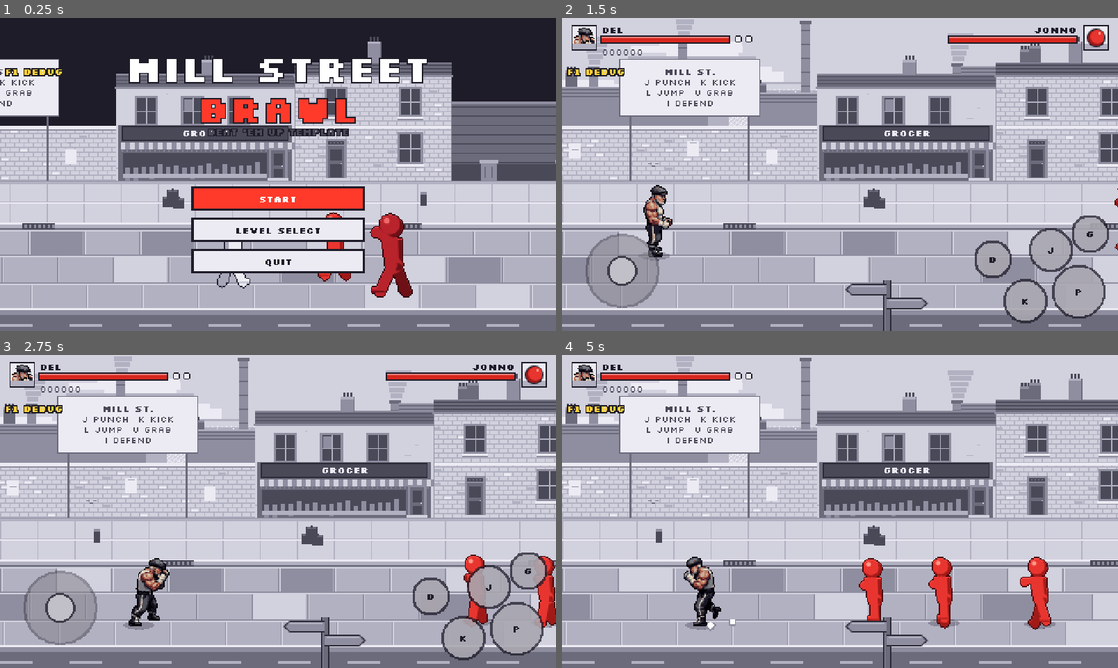
Above: before the commit, frames 1-4 (two rows, left to right).
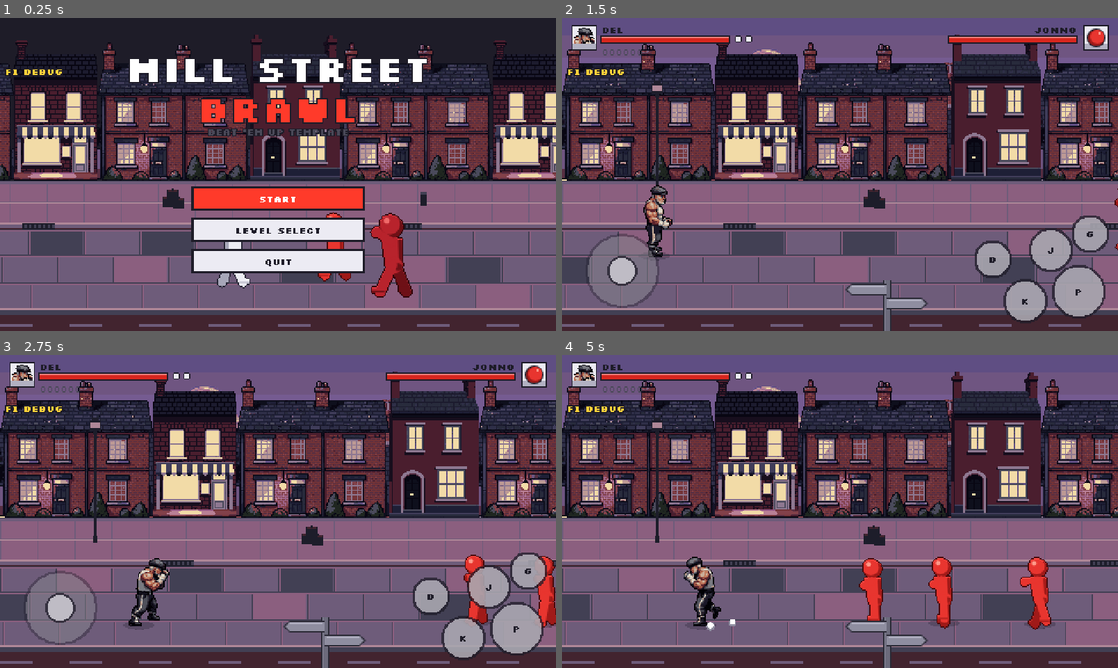
Above: after the commit, the same moments.

Repository: Ulisses85/mill_street
Game: Godot game, scene res://scenes/ui/main_menu.tscn
Two runs of this game, one before a commit and one after it. Both use one fixed random seed, a clock stepped at 60 frames per second and the inputs below.
Inputs (mouse positions are in pixels of both pictures, inside the frame that each line leads up to):
- Up to frame 1 (0.25 s): no input
- Up to frame 2 (1.5 s): click "START" at 0.5 s; tap Enter (ui_accept) at 1.25 s; move the mouse to (962, 158) at 1.27 s; hold D (move_right) from 1.28 s (still down); hold I (defend) from 1.28 s (still down); click (962, 158) at 1.42 s
- Up to frame 3 (2.75 s): tap L (jump) at 1.52 s; release D (move_right) at 2 s; release I (defend) at 2 s; drag from (166, 527) to (250, 574) at 2.02 s
- Up to frame 4 (5 s): move the mouse to (895, 442) at 2.77 s; hold D (move_right) 2.78-3.5 s; tap K (kick) at 2.85 s; drag from (812, 574) to (673, 464) at 3.52 s; move the mouse to (1006, 558) at 4.27 s; hold A (move_left) from 4.28 s (still down); tap Z at 4.35 s; tap L (jump) at 4.52 s

The runs differ from the first frame. In frame 1, 70% of the frame differs, in the area x 0-100%, y 5-100%; in frame 2, 91%; in frame 3, 90%; in frame 4, 94%, in the area x 0-100%, y 0-100%.

Commit message:
level_01: AI-made dusk art for Mill Street (PixelLab)
Sky, far skyline, near rooftops and six building fronts from PixelLab
create_image_pixflux (8 generations), with one style line: 16-bit
pixel art, northern English mill town at dusk, red-brown brick,
purple and orange sky, warm street-lamp light, muted colours, low
contrast. The fronts and skylines use the reference terrace as a
forced palette.

Cleaned by hand before import (the downloads are in raw/originals/):
- terrace: cropped to the house (dropped a tree and fences)
- pub, shop, house: cropped to the building's walls
- mill: cropped to the mill block, sky above the roofline removed;
  copied as exchange.png so each mill gets its own sign
- far and near: the sky behind the silhouettes removed

The kit paints the signs over the blank boards: SPINNERS ARMS,
MILL ST. WORKS, COTTON EXCHANGE. palette_mode free with 32 colours;
the floor is recoloured from the art.

Known gap: the code-drawn billboards (the controls sign and
DEMOLITION SOON) don't appear, because AI facade mode lays out
image landmarks only.

Co-Authored-By: Claude Opus 5.5 <noreply@anthropic.com>

Diff:
--- a/art/levels/level_01/level.json
+++ b/art/levels/level_01/level.json
@@ -83,45 +83,185 @@
     {
       "bound": 700,
       "enemies": [
-        ["thug", 500, 190, true],
-        ["thug", 560, 228, true],
-        ["thug", 760, 200, false]
+        [
+          "thug",
+          500,
+          190,
+          true
+        ],
+        [
+          "thug",
+          560,
+          228,
+          true
+        ],
+        [
+          "thug",
+          760,
+          200,
+          false
+        ]
       ]
     },
     {
       "bound": 1300,
       "enemies": [
-        ["thug", 1040, 186, true],
-        ["thug", 1130, 230, true],
-        ["thug", 1360, 200, false],
-        ["thug", 1400, 222, false]
+        [
+          "thug",
+          1040,
+          186,
+          true
+        ],
+        [
+          "thug",
+          1130,
+          230,
+          true
+        ],
+        [
+          "thug",
+          1360,
+          200,
+          false
+        ],
+        [
+          "thug",
+          1400,
+          222,
+          false
+        ]
       ]
     },
     {
       "bound": 1900,
       "enemies": [
-        ["bouncer", 1640, 200, true],
-        ["thug", 1700, 180, true],
-        ["thug", 1960, 226, false],
-        ["thug", 2000, 196, false]
+        [
+          "bouncer",
+          1640,
+          200,
+          true
+        ],
+        [
+          "thug",
+          1700,
+          180,
+          true
+        ],
+        [
+          "thug",
+          1960,
+          226,
+          false
+        ],
+        [
+          "thug",
+          2000,
+          196,
+          false
+        ]
       ]
     },
     {
       "bound": 2600,
       "enemies": [
-        ["boss_foreman", 2420, 206, true],
-        ["thug", 2300, 184, true],
-        ["thug", 2590, 236, false]
+        [
+          "boss_foreman",
+          2420,
+          206,
+          true
+        ],
+        [
+          "thug",
+          2300,
+          184,
+          true
+        ],
+        [
+          "thug",
+          2590,
+          236,
+          false
+        ]
       ]
     }
   ],
   "pickups": [
-    ["pipe", 990, 214],
-    ["bat", 1560, 196]
+    [
+      "pipe",
+      990,
+      214
+    ],
+    [
+      "bat",
+      1560,
+      196
+    ]
   ],
   "props": [
-    ["crate", 620, 176, "can"],
-    ["barrel", 1460, 236, "chips"],
-    ["crate", 2180, 200, "knife"]
-  ]
+    [
+      "crate",
+      620,
+      176,
+      "can"
+    ],
+    [
+      "barrel",
+      1460,
+      236,
+      "chips"
+    ],
+    [
+      "crate",
+      2180,
+      200,
+      "knife"
+    ]
+  ],
+  "ai": {
+    "_source": "PixelLab create_image_pixflux; style line: 16-bit pixel art, northern English mill town at dusk, red-brown brick, purple and orange sky, warm street-lamp light, muted colours, low contrast, flat front view, no people, clean pixel edges. Facades and skylines use raw/facade/terrace.png as a forced palette. Uncleaned downloads are in raw/originals/.",
+    "palette_mode": "free",
+    "max_colors": 32,
+    "layers": {
+      "sky": {
+        "source": "raw/sky"
+      },
+      "far": {
+        "source": "raw/far",
+        "bottom": 150
+      },
+      "near": {
+        "source": "raw/near",
+        "bottom": 150
+      },
+      "facade": {
+        "source": "raw/facade",
+        "landmarks": [
+          {
+            "image": "pub.png",
+            "x": 640,
+            "sign": {
+              "text": "SPINNERS ARMS",
+              "y": 85
+            }
+          },
+          {
+            "image": "mill.png",
+            "x": 1080,
+            "sign": {
+              "text": "MILL ST. WORKS",
+              "y": 92
+            }
+          },
+          {
+            "image": "exchange.png",
+            "x": 2140,
+            "sign": {
+              "text": "COTTON EXCHANGE",
+              "y": 92
+            }
+          }
+        ]
+      }
+    }
+  }
 }
--- a/assets/levels/street/layout.json
+++ b/assets/levels/street/layout.json
@@ -10,40 +10,40 @@
    "layer_id": "sky",
    "asset_ref": "res://assets/levels/street/sky.png",
    "order": 0,
-   "width": 960,
+   "width": 355,
    "height": 270,
    "parallax": 0.05,
    "offset_x": 0,
    "offset_y": 0,
    "repeat_x": true,
    "repeat_y": false,
-   "construction": "code"
+   "construction": "ai"
   },
   {
    "layer_id": "far",
    "asset_ref": "res://assets/levels/street/far.png",
    "order": 1,
-   "width": 960,
+   "width": 352,
    "height": 270,
    "parallax": 0.25,
    "offset_x": 0,
    "offset_y": 0,
    "repeat_x": true,
    "repeat_y": false,
-   "construction": "code"
+   "construction": "ai"
   },
   {
    "layer_id": "near",
    "asset_ref": "res://assets/levels/street/near.png",
    "order": 2,
-   "width": 960,
+   "width": 352,
    "height": 270,
    "parallax": 0.5,
    "offset_x": 0,
    "offset_y": 0,
    "repeat_x": true,
    "repeat_y": false,
-   "construction": "code"
+   "construction": "ai"
   },
   {
    "layer_id": "street",
@@ -56,119 +56,154 @@
    "offset_y": 0,
    "repeat_x": false,
    "repeat_y": false,
-   "construction": "code"
+   "construction": "ai+code"
   }
  ],
  "facade": [
   {
-   "piece": "billboard",
+   "piece": "ai:terrace.png",
    "x": 0,
-   "width": 220
-  },
-  {
-   "piece": "shop",
-   "x": 220,
-   "width": 154
-  },
-  {
-   "piece": "terrace",
-   "x": 374,
-   "width": 136
-  },
-  {
-   "piece": "alley",
-   "x": 510,
-   "width": 64
-  },
-  {
-   "piece": "alley",
-   "x": 574,
-   "width": 66
-  },
-  {
-   "piece": "pub",
+   "width": 132
+  },
+  {
+   "piece": "ai:shop.png",
+   "x": 132,
+   "width": 72
+  },
+  {
+   "piece": "ai:terrace.png",
+   "x": 204,
+   "width": 132
+  },
+  {
+   "piece": "ai:house.png",
+   "x": 336,
+   "width": 77
+  },
+  {
+   "piece": "ai:terrace.png",
+   "x": 413,
+   "width": 132
+  },
+  {
+   "piece": "ai:shop.png",
+   "x": 545,
+   "width": 72
+  },
+  {
+   "piece": "alley",
+   "x": 617,
+   "width": 23
+  },
+  {
+   "piece": "ai:pub.png",
    "x": 640,
-   "width": 160
-  },
-  {
-   "piece": "alley",
-   "x": 800,
+   "width": 155
+  },
+  {
+   "piece": "ai:house.png",
+   "x": 795,
+   "width": 77
+  },
+  {
+   "piece": "ai:terrace.png",
+   "x": 872,
+   "width": 132
+  },
+  {
+   "piece": "ai:shop.png",
+   "x": 1004,
+   "width": 72
+  },
+  {
+   "piece": "alley",
+   "x": 1076,
+   "width": 4
+  },
+  {
+   "piece": "ai:mill.png",
+   "x": 1080,
+   "width": 206
+  },
+  {
+   "piece": "ai:shop.png",
+   "x": 1286,
+   "width": 72
+  },
+  {
+   "piece": "ai:house.png",
+   "x": 1358,
+   "width": 77
+  },
+  {
+   "piece": "ai:terrace.png",
+   "x": 1435,
+   "width": 132
+  },
+  {
+   "piece": "ai:house.png",
+   "x": 1567,
+   "width": 77
+  },
+  {
+   "piece": "ai:terrace.png",
+   "x": 1644,
+   "width": 132
+  },
+  {
+   "piece": "ai:house.png",
+   "x": 1776,
+   "width": 77
+  },
+  {
+   "piece": "ai:shop.png",
+   "x": 1853,
+   "width": 72
+  },
+  {
+   "piece": "ai:terrace.png",
+   "x": 1925,
+   "width": 132
+  },
+  {
+   "piece": "ai:house.png",
+   "x": 2057,
+   "width": 77
+  },
+  {
+   "piece": "alley",
+   "x": 2134,
+   "width": 6
+  },
+  {
+   "piece": "ai:exchange.png",
+   "x": 2140,
+   "width": 206
+  },
+  {
+   "piece": "ai:house.png",
+   "x": 2346,
+   "width": 77
+  },
+  {
+   "piece": "ai:terrace.png",
+   "x": 2423,
+   "width": 132
+  },
+  {
+   "piece": "alley",
+   "x": 2555,
    "width": 45
-  },
-  {
-   "piece": "terrace",
-   "x": 845,
-   "width": 126
-  },
-  {
-   "piece": "alley",
-   "x": 971,
-   "width": 60
-  },
-  {
-   "piece": "alley",
-   "x": 1031,
-   "width": 49
-  },
-  {
-   "piece": "mill",
-   "x": 1080,
-   "width": 280
-  },
-  {
-   "piece": "shop",
-   "x": 1360,
-   "width": 140
-  },
-  {
-   "piece": "billboard",
-   "x": 1500,
-   "width": 210
-  },
-  {
-   "piece": "alley",
-   "x": 1710,
-   "width": 57
-  },
-  {
-   "piece": "warehouse",
-   "x": 1767,
-   "width": 198
-  },
-  {
-   "piece": "terrace",
-   "x": 1965,
-   "width": 175
-  },
-  {
-   "piece": "mill",
-   "x": 2140,
-   "width": 300
-  },
-  {
-   "piece": "alley",
-   "x": 2440,
-   "width": 63
-  },
-  {
-   "piece": "alley",
-   "x": 2503,
-   "width": 47
-  },
-  {
-   "piece": "alley",
-   "x": 2550,
-   "width": 50
   }
  ],
  "palette": [
-  "#2b2a36",
-  "#4a4958",
-  "#6c6b7c",
-  "#8f8ea0",
-  "#b2b1c2",
-  "#d2d1de",
-  "#ecebf3"
+  "#120f21",
+  "#1d1d2a",
+  "#42242f",
+  "#424054",
+  "#6e5c7a",
+  "#8b5f7f",
+  "#af8797"
  ],
  "signposts": [
   340,
--- a/scenes/levels/level_01.tscn
+++ b/scenes/levels/level_01.tscn
@@ -40,7 +40,7 @@
 [node name="Sky" type="Parallax2D" parent="."]
 scroll_scale = Vector2(0.05, 1)
 scroll_offset = Vector2(0, 0)
-repeat_size = Vector2(960, 0)
+repeat_size = Vector2(355, 0)
 repeat_times = 2
 
 [node name="Sprite" type="Sprite2D" parent="Sky"]
@@ -50,7 +50,7 @@
 [node name="Far" type="Parallax2D" parent="."]
 scroll_scale = Vector2(0.25, 1)
 scroll_offset = Vector2(0, 0)
-repeat_size = Vector2(960, 0)
+repeat_size = Vector2(352, 0)
 repeat_times = 2
 
 [node name="Sprite" type="Sprite2D" parent="Far"]
@@ -60,7 +60,7 @@
 [node name="Near" type="Parallax2D" parent="."]
 scroll_scale = Vector2(0.5, 1)
 scroll_offset = Vector2(0, 0)
-repeat_size = Vector2(960, 0)
+repeat_size = Vector2(352, 0)
 repeat_times = 2
 
 [node name="Sprite" type="Sprite2D" parent="Near"]
Binary file added: art/levels/level_01/raw/facade/exchange.png
Binary file added: art/levels/level_01/raw/facade/house.png
Binary file added: art/levels/level_01/raw/facade/mill.png
Binary file added: art/levels/level_01/raw/facade/pub.png
Binary file added: art/levels/level_01/raw/facade/shop.png
Binary file added: art/levels/level_01/raw/facade/terrace.png
Binary file added: art/levels/level_01/raw/far/far.png
Binary file added: art/levels/level_01/raw/near/near.png
Binary file added: art/levels/level_01/raw/originals/far.png
Binary file added: art/levels/level_01/raw/originals/house.png
Binary file added: art/levels/level_01/raw/originals/mill.png
Binary file added: art/levels/level_01/raw/originals/near.png
(and 9 more such lines)
